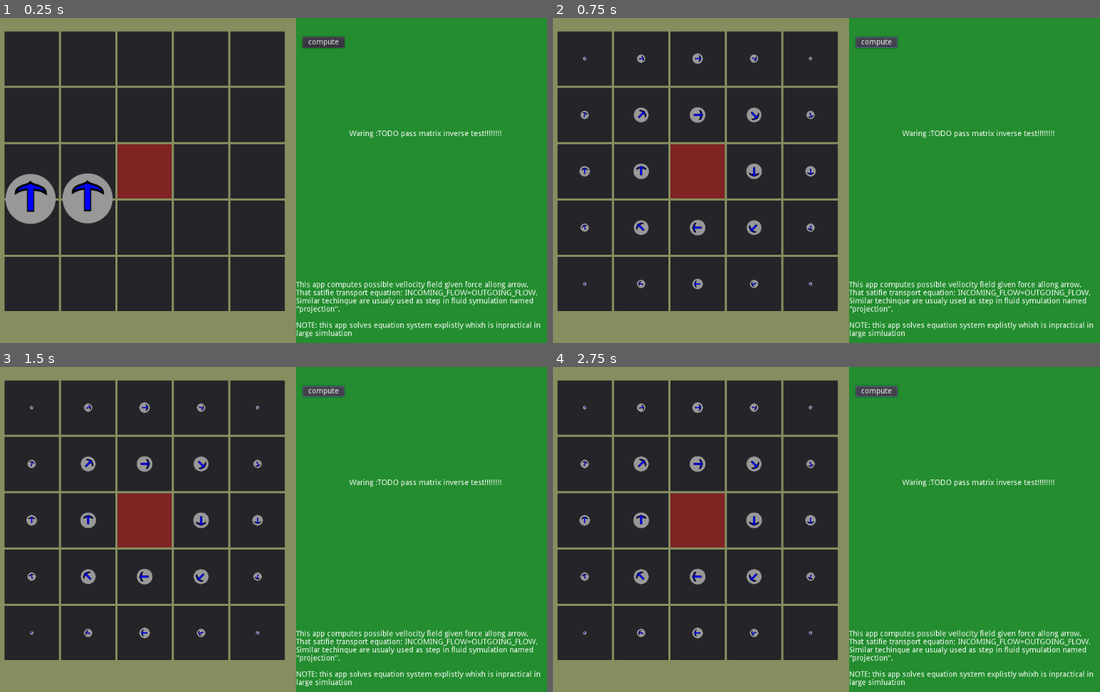
Above: before the commit, frames 1-4 (two rows, left to right).
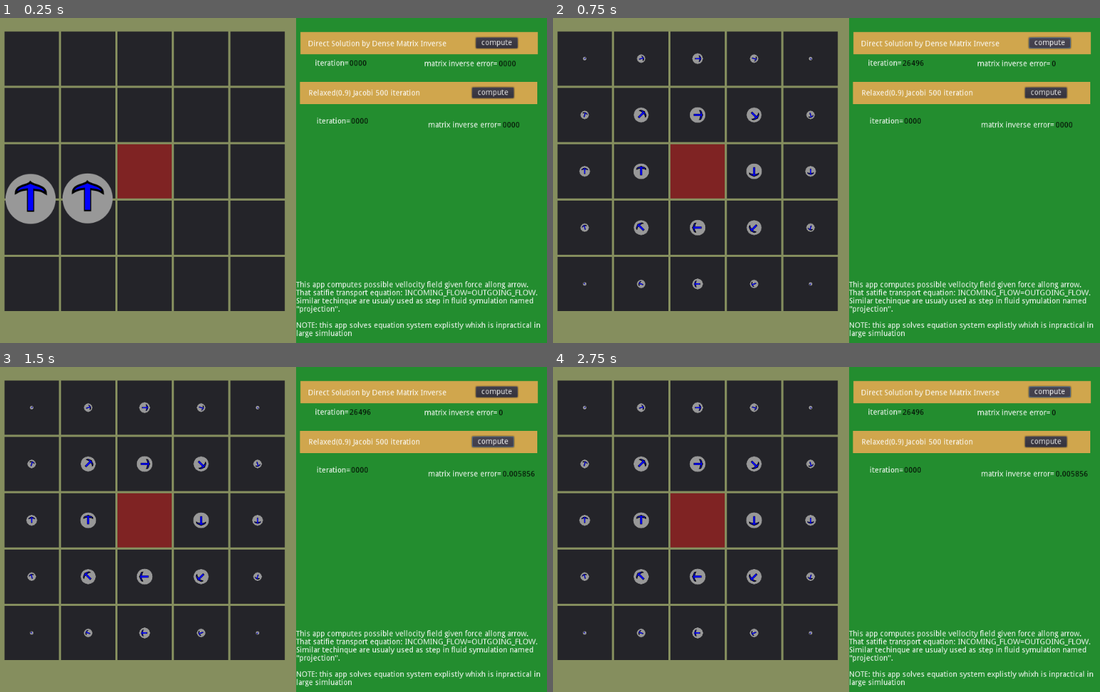
Above: after the commit, the same moments.

Repository: Lap-Luck/Fluid-Velocity-Solver-Demo
Game: Godot game, scene res://res/Main.tscn
Same seed, same stepped clock (60 frames per second), same inputs: the game is played once before the commit and once after it. The engine's default icon, where the game draws it, is replaced by a stand-in: a white triangle on a blue panel in a dark square.
Inputs:
- Up to frame 1 (0.25 s): no input
- Up to frame 2 (0.75 s): click "compute" at 0.5 s
- Up to frame 3 (1.5 s): click "compute" at 1.25 s
- Up to frame 4 (2.75 s): click "compute" at 2 s

The runs differ from the first frame. In frame 1, 6.8% of the frame differs, in the area x 54-99%, y 4-37%; in frame 2, 6.7%; in frame 3, 6.8%; in frame 4, 6.8%.

Commit message:
Add files via upload
Added option to select equation solvers (for now direct dense matrix inverse and relaxed jacobi iteration).

Diff:
--- a/Engine.gd
+++ b/Engine.gd
@@ -73,10 +73,42 @@
 var flow_x
 var flow_y
 
-func solve():
+func raf_solve(eq,way):
+	var res
+	match way:
+		"DENSE_INVERSE":
+			var m:Tools.Matrix=eq.get_matrix()
+			var v:PoolRealArray=eq.get_vector()
+			m.inverse()
+			res=m.mul(v)
+			if not Global.data.has("SKIP_CHECK"):
+				m=eq.get_matrix()
+				$"../HBoxContainer/ButtonPanel/Label_Error/value".text=String(
+		Tools.vector_norm(Tools.vector_sub(m.mul(res),v),"L1"))
+				$"../HBoxContainer/ButtonPanel/Label_Iteration/value".text=String(Global.data["MI_log"][-1])
+		"JACOBI":
+			var relaxation=0.9
+
+			var m:Tools.Matrix=eq.get_matrix()
+			var v:PoolRealArray=eq.get_vector()
+			var x:PoolRealArray=Tools.zeros(v.size())
+			for try in range(50*10):
+				var err=Tools.vector_sub(m.mul(x),v)
+				for i in range(err.size()):
+					x[i]-=relaxation*err[i]/m.get_value(i,i)
+			res=x
+			$"../HBoxContainer/ButtonPanel/Label_Error2/value".text=String(
+		Tools.vector_norm(Tools.vector_sub(m.mul(res),v),"L1"))
+		_:
+			assert(false)
+	return res
+
+
+func solve(way):
 	assert(ceils_cont==24)
 	assert(map[0][0]==true)
 	var m=Tools.Matrix.new(24)
+	var m_system=Tools.EquationSystem.new()
 
 	#Very ceil has spash(preshure) it is amount of staf sent to its nerboiurs
 	#We solve equation system besed on SPASH_FROM_OTHERS-OWN_SPASH=EXTERNAL_INGOING_MATTER
@@ -88,21 +120,27 @@
 	#
 	var equations_value=Tools.pool_of_zeros(24)
 
+
 	var equation_id=0
 	m.set_value(global_ceils_id[[0,0]],equation_id,1.0)
+	m_system.add(Tools.Equation.new().add(global_ceils_id[[0,0]],1.0))
 	equations_value[equation_id]=0.0
 	for x in range(5):
 		for y in range(5):
+			var eq=Tools.Equation.new()
 			if x==0 and y==0: continue
 			if not map[y][x]: continue
 			equation_id+=1
 			m.set_value(global_ceils_id[[x,y]],equation_id,-1.0)
+			eq.add(global_ceils_id[[x,y]],-1.0)
 			for near in near_ceils[[x,y]]:
 				var near_near_count=near_ceils[near].size()
 				if near_near_count==0:
 					print("Error no conncted to:",near)
 					assert(false)
 				m.set_value(global_ceils_id[near],equation_id,1.0/float(near_near_count))
+				eq.add(global_ceils_id[near],1.0/float(near_near_count))
+			m_system.add(eq)
 			equations_value[equation_id]=0.0
 			if [x,y]==[1,2]:
 				equations_value[equation_id]=10.0
@@ -112,20 +150,43 @@
 				equations_value[equation_id]=10.0
 			if [x,y]==[0,3]:
 				equations_value[equation_id]=-10.0
-	print("Created equation")
-	print(m)
-	print("*UNKOWN=",equations_value)
-	print("trying to solve....")
-	var back_d=m.data.duplicate()
-	m.inverse()
-
-	#print(m)
-	var solution=m.mul(equations_value)
-	print(solution)
-	m.data=back_d
-	print("equation check")
-	print(m.mul(solution))
-	print("????????")
+	for i in range(equations_value.size()):
+		#print(i)
+		var d=m_system.data
+		#print(d)
+		var e=d[i]
+		#print(e)
+		e.value=equations_value[i]
+
+	var solution
+	match way:
+		"DENSE_INVERSE":
+			print("OK")
+			solution=raf_solve(m_system,"DENSE_INVERSE")
+		"JACOBI":
+			print("FAIL")
+			solution=raf_solve(m_system,"JACOBI")
+		_:
+			assert(false)
+	if false:
+		var m2=m_system.get_matrix()
+
+		print("Created equation")
+		print(m2)
+		print("*UNKOWN=",equations_value)
+		print("trying to solve....")
+		var back_d=m.data.duplicate()
+		m2.inverse()
+
+		#print(m)
+		var solution_old=m2.mul(equations_value)
+		print(solution_old)
+		m2.data=back_d
+		print("equation check")
+		print(m.mul(solution_old))
+		$"../HBoxContainer/ButtonPanel/Label_Error/value".text=String(
+			Tools.vector_norm(Tools.vector_sub(m.mul(solution_old),equations_value),"L1"))
+		print("????????")
 
 	flow_y=Tools.create_num_array(6,5)
 	flow_x=Tools.create_num_array(5,6)
@@ -185,8 +246,15 @@
 	solve_res=res_vel
 	#assert(false)
 
-func _on_PlayButton_pressed():
-	solve()
+func _on_Button_pressed(name):
+	match name:
+		"PLAY":
+			solve("DENSE_INVERSE")
+		"PLAY2":
+			solve("JACOBI")
+		_:
+			assert(false)
+
 	$SimpleArrow.visible=false
 	$SimpleArrow2.visible=false
 	#print("map")
@@ -214,6 +282,9 @@
 				#show_arrow(x,y,Vector2(1.0,-1.0),0.5)
 	moves=true
 
+func _on_PlayButton_pressed():
+	self._on_Button_pressed("PLAY")
+
 func get_flow(x:float,y:float):
 	if x<0.0 or x>5.0:
 		return Vector2.ZERO
@@ -239,3 +310,8 @@
 
 	#show_arrow(1,1,Vector2(1.0,0.0),0.2)
 	#show_arrow(0,0,Vector2(0.0,1.0),0.4)
+
+
+
+func _on_PlayButton2_pressed():
+	self._on_Button_pressed("PLAY2")
--- a/lib/tools.gd
+++ b/lib/tools.gd
@@ -29,8 +29,36 @@
 		res[i]=0.0
 	return res
 
-
-
+func zeros(count:int)->Array:
+	var res=[]
+	for i in range(count):
+		res.append(0.0)
+	return res
+
+func vector_sub(a:Array,b:Array)->Array:
+	var res=zeros(a.size())
+	for i in range(a.size()):
+		res[i]=a[i]-b[i]
+	return res
+
+
+func vector_norm(a,norm):
+	if not a is Array:
+		assert(false)
+	match norm:
+		"L1":
+			var res=0.0
+			for e in a:
+				res+=abs(e)
+			return res
+		"L2":
+			var res=0.0
+			for e in a:
+				res+=abs(e)*abs(e)
+			return res
+		_:
+			assert(false)
+	return
 #MY_NUM_DEBUG
 
 class My_num:
@@ -107,6 +135,55 @@
 	func _to_float():
 		return self.value
 
+class Equation:
+	var variables=[]
+	var weights=[]
+	var value=0.0
+	func _to_string():
+		var res:=""
+		for i in range(variables.size()):
+			res+=String(weights[i])+"*x_"+String(variables[i])+"+"
+		res+="="
+		res=res.replace("+=","=")
+		res+=String(value)
+		return res
+	func add(v_id,w):
+		if not v_id is int:
+			assert(false)
+		if not w is float:
+			assert(false)
+		self.variables.append(v_id)
+		self.weights.append(w)
+		return self
+
+class EquationSystem:
+	var data:Array=[]
+	func add(e:Equation):
+		data.append(e)
+	func _to_string():
+		var res:=""
+		for i in range(data.size()):
+			if Global.data.has("PRINT_EQUATION_SYSTEM_IN_ONE_LINE"):
+				res+=data[i]._to_string()+";"
+			else:
+				res+=data[i]._to_string()+"\n"
+		return res
+	func get_matrix():
+		var dim=data.size()
+		var res=Matrix.new(dim)
+		for row_id in dim:
+			var e:Equation=data[row_id]
+			for i in range(e.variables.size()):
+				res.inc_value(e.variables[i],row_id,e.weights[i])
+		return res
+
+	func get_vector():
+		var dim=data.size()
+		var res=PoolRealArray([])
+		for row_id in dim:
+			res.append(data[row_id].value)
+		return res
+
 class Matrix:# to represnt squere matrix
 	var NUM_LIB=My_num2
 	var data:Array=[]
@@ -117,6 +194,9 @@
 			for x in range(dim):
 				self.data.append(NUM_LIB.new(0.0))
 	func inverse()->void:
+		if not "MI_log" in Global.data.keys():
+			Global.data["MI_log"]=[]
+		Global.data["MI_log"].append(0)
 		var res=Matrix.new(dim)
 		for i in range(dim):
 			res.data[i*dim+i]=NUM_LIB.new(1.0)
@@ -132,9 +212,11 @@
 				for res_x in range(dim):
 					var value_change=weight.mul(res.data[self_x*dim+res_x])
 					res.data[self_y*dim+res_x]=res.data[self_y*dim+res_x].add(value_change)
+					Global.data["MI_log"][-1]+=1
 				for id_x in range(dim):
 					var value_change=weight.mul(self.data[self_x*dim+id_x])
 					self.data[self_y*dim+id_x]=self.data[self_y*dim+id_x].add(value_change)
+					Global.data["MI_log"][-1]+=1
 			if Global.data.has("MATRIX_DEBUG"):
 				print("re",res)
 				print("se",self)
@@ -164,6 +246,13 @@
 	func set_value(x:int,y:int,value):
 		if value is float:
 			self.data[y*dim+x]=NUM_LIB.new(value)
+
+	func get_value(x:int,y:int):
+		return self.data[y*dim+x]._to_float()
+
+	func inc_value(x:int,y:int,value):
+		if value is float:
+			self.data[y*dim+x]=self.data[y*dim+x].add(NUM_LIB.new(value))
 
 	func mul(vec:PoolRealArray):
 		if vec.size()!=self.dim:
--- a/res/Main.tscn
+++ b/res/Main.tscn
@@ -245,22 +245,142 @@
 "_edit_use_anchors_": false
 }
 
+[node name="ColorRect" type="ColorRect" parent="HBoxContainer/ButtonPanel"]
+margin_left = 8.0
+margin_top = 26.0
+margin_right = 445.0
+margin_bottom = 67.0
+color = Color( 0.819608, 0.654902, 0.305882, 1 )
+__meta__ = {
+"_edit_use_anchors_": false
+}
+
+[node name="ColorRect2" type="ColorRect" parent="HBoxContainer/ButtonPanel"]
+margin_left = 7.0
+margin_top = 118.0
+margin_right = 444.0
+margin_bottom = 159.0
+color = Color( 0.819608, 0.654902, 0.305882, 1 )
+__meta__ = {
+"_edit_use_anchors_": false
+}
+
 [node name="PlayButton" type="Button" parent="HBoxContainer/ButtonPanel"]
-margin_left = 12.0
-margin_top = 35.0
-margin_right = 89.0
+margin_left = 331.0
+margin_top = 36.0
+margin_right = 408.0
+margin_bottom = 56.0
+text = "compute"
+__meta__ = {
+"_edit_use_anchors_": false
+}
+
+[node name="PlayButton2" type="Button" parent="HBoxContainer/ButtonPanel"]
+margin_left = 324.0
+margin_top = 128.0
+margin_right = 401.0
+margin_bottom = 148.0
+text = "compute"
+__meta__ = {
+"_edit_use_anchors_": false
+}
+
+[node name="Label_Error" type="Label" parent="HBoxContainer/ButtonPanel"]
+margin_left = 236.0
+margin_top = 78.0
+margin_right = 380.0
+margin_bottom = 92.0
+text = "matrix inverse error="
+__meta__ = {
+"_edit_use_anchors_": false
+}
+
+[node name="value" type="Label" parent="HBoxContainer/ButtonPanel/Label_Error"]
+margin_left = 137.0
+margin_right = 170.0
+margin_bottom = 14.0
+custom_colors/font_color = Color( 0, 0, 0, 1 )
+text = "0000"
+__meta__ = {
+"_edit_use_anchors_": false
+}
+
+[node name="Label_Error2" type="Label" parent="HBoxContainer/ButtonPanel"]
+margin_left = 243.0
+margin_top = 191.0
+margin_right = 387.0
+margin_bottom = 205.0
+text = "matrix inverse error="
+__meta__ = {
+"_edit_use_anchors_": false
+}
+
+[node name="value" type="Label" parent="HBoxContainer/ButtonPanel/Label_Error2"]
+margin_left = 137.0
+margin_right = 170.0
+margin_bottom = 14.0
+custom_colors/font_color = Color( 0, 0, 0, 1 )
+text = "0000"
+__meta__ = {
+"_edit_use_anchors_": false
+}
+
+[node name="Label_Iteration" type="Label" parent="HBoxContainer/ButtonPanel"]
+margin_left = 35.0
+margin_top = 77.0
+margin_right = 100.0
+margin_bottom = 91.0
+text = "iteration="
+__meta__ = {
+"_edit_use_anchors_": false
+}
+
+[node name="value" type="Label" parent="HBoxContainer/ButtonPanel/Label_Iteration"]
+margin_left = 63.0
+margin_right = 96.0
+margin_bottom = 14.0
+custom_colors/font_color = Color( 0, 0, 0, 1 )
+text = "0000"
+__meta__ = {
+"_edit_use_anchors_": false
+}
+
+[node name="Label_Iteration2" type="Label" parent="HBoxContainer/ButtonPanel"]
+margin_left = 38.0
+margin_top = 184.0
+margin_right = 103.0
+margin_bottom = 198.0
+text = "iteration="
+__meta__ = {
+"_edit_use_anchors_": false
+}
+
+[node name="value" type="Label" parent="HBoxContainer/ButtonPanel/Label_Iteration2"]
+margin_left = 63.0
+margin_right = 96.0
+margin_bottom = 14.0
+custom_colors/font_color = Color( 0, 0, 0, 1 )
+text = "0000"
+__meta__ = {
+"_edit_use_anchors_": false
+}
+
+[node name="Label2" type="Label" parent="HBoxContainer/ButtonPanel"]
+margin_left = 22.0
+margin_top = 41.0
+margin_right = 303.0
 margin_bottom = 55.0
-text = "compute"
-__meta__ = {
-"_edit_use_anchors_": false
-}
-
-[node name="Label" type="Label" parent="HBoxContainer/ButtonPanel"]
-margin_left = 98.0
-margin_top = 207.0
-margin_right = 138.0
-margin_bottom = 221.0
-text = "Waring :TODO pass matrix inverse test!!!!!!!!"
+text = "Direct Solution by Dense Matrix Inverse"
+__meta__ = {
+"_edit_use_anchors_": false
+}
+
+[node name="Label3" type="Label" parent="HBoxContainer/ButtonPanel"]
+margin_left = 23.0
+margin_top = 132.0
+margin_right = 304.0
+margin_bottom = 146.0
+text = "Relaxed(0.9) Jacobi 500 iteration"
 __meta__ = {
 "_edit_use_anchors_": false
 }
@@ -283,3 +403,4 @@
 texture = ExtResource( 3 )
 
 [connection signal="pressed" from="HBoxContainer/ButtonPanel/PlayButton" to="Engine" method="_on_PlayButton_pressed"]
+[connection signal="pressed" from="HBoxContainer/ButtonPanel/PlayButton2" to="Engine" method="_on_PlayButton2_pressed"]
